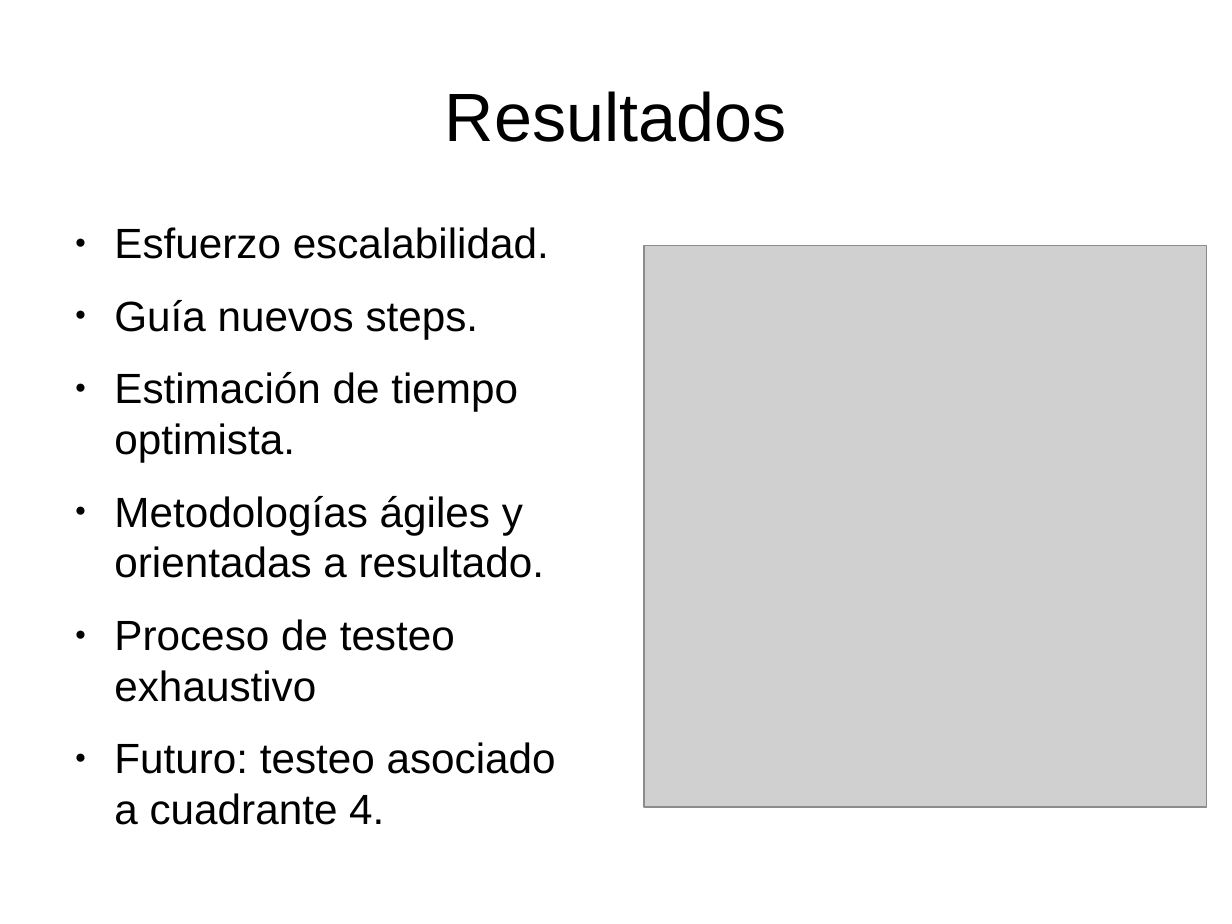
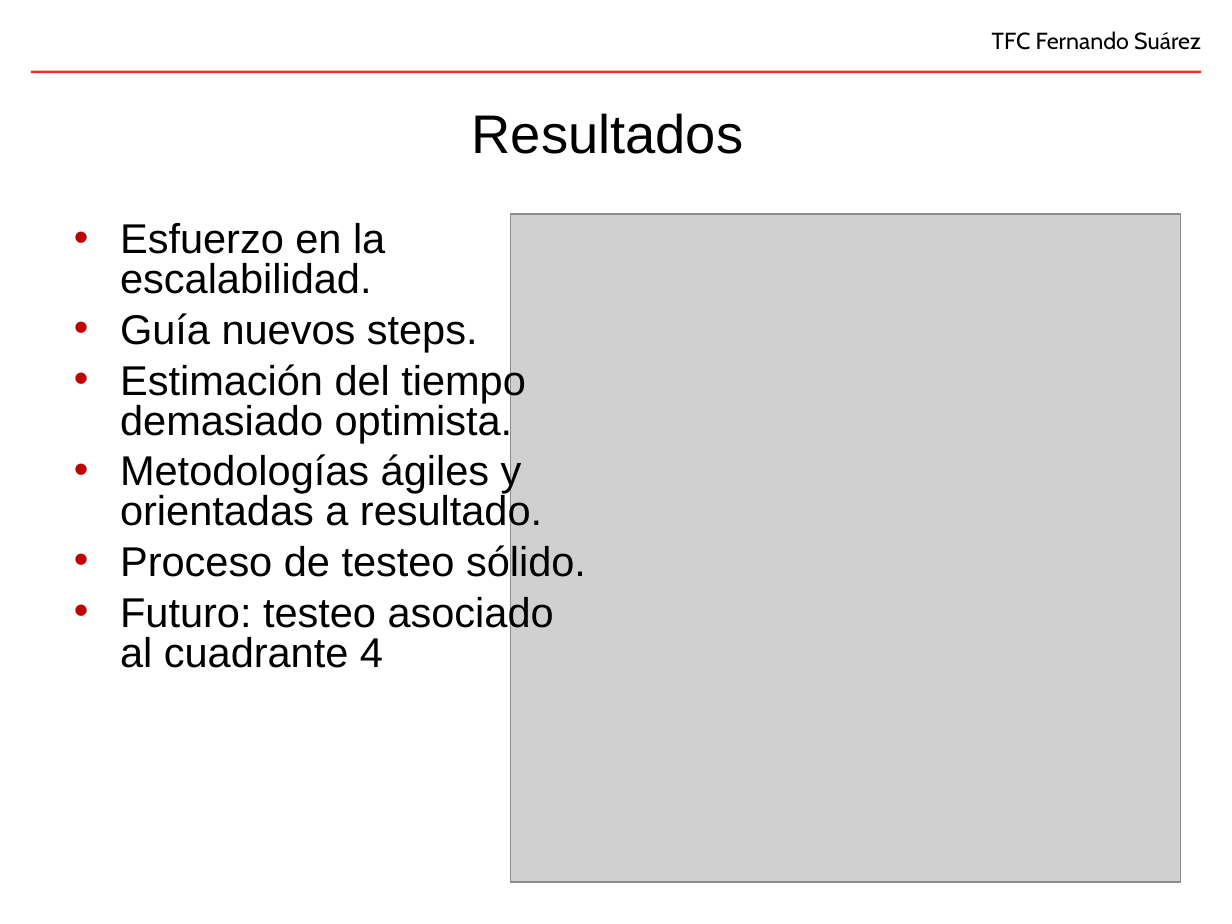
Before and after one commit to fsuarezj/toolBuilder-portlet, a slide deck: slide 22 of doc/presentation/presentacion.odp (slide 24 before the commit). Drawn at 1232x924 pixels with LibreOffice and Linux fonts; fonts in the diff are those of the drawing; grey boxes stand for pictures; background and template pictures are left out. Boxes give left, top, right and bottom in pixels: in the first picture for what was removed or moved away, otherwise in the second. Text is boxed around its words. In the diff, an @@ line names an element or a change of style, - is before the commit and + after.

```diff
--- a/doc/presentation/presentacion.odp
+++ b/doc/presentation/presentacion.odp
@@ title "Resultados": place and size @@
-title "Resultados" at [445, 91, 786, 142]
+title "Resultados" at [472, 113, 744, 154]
@@ title "Resultados" at [472, 113, 744, 154]: size 44 to 35 pt @@
@@ text added at [992, 31, 1201, 50], 15 pt, text #000000 @@
+TFC Fernando Suárez
@@ line added from (1202, 72) to (31, 72), #EE3124 1.5 pt @@
@@ text at [120, 223, 385, 294]: text changed; size 27.2 to 26.8 pt @@
-● Esfuerzo escalabilidad.
+• Esfuerzo en la escalabilidad.
@@ picture: place and size @@
-picture at [644, 246, 1207, 807]
+picture at [511, 214, 1182, 882]
@@ text at [120, 313, 542, 533]: size 27.2 to 26.8 pt in "Guía nuevos steps.", "Metodologías ágiles y orientadas a resultado."; bullet ● to •; line spacing 1 to 0.8; less space between paragraphs; bullet colour #000000 to #C00000 @@
@@ text at [120, 362, 526, 442]: text changed; size 27.2 to 26.8 pt @@
-● Estimación de tiempo optimista.
+• Estimación del tiempo demasiado optimista.
@@ text at [120, 543, 586, 668]: text changed; size 27.2 to 26.8 pt @@
-● Proceso de testeo exhaustivo
-● Futuro: testeo asociado a cuadrante 4.
+• Proceso de testeo sólido.
+• Futuro: testeo asociado al cuadrante 4
```
Also in this commit, not shown: 18 other slides changed, 4 slides added, 5 slides removed, 2 other files.
